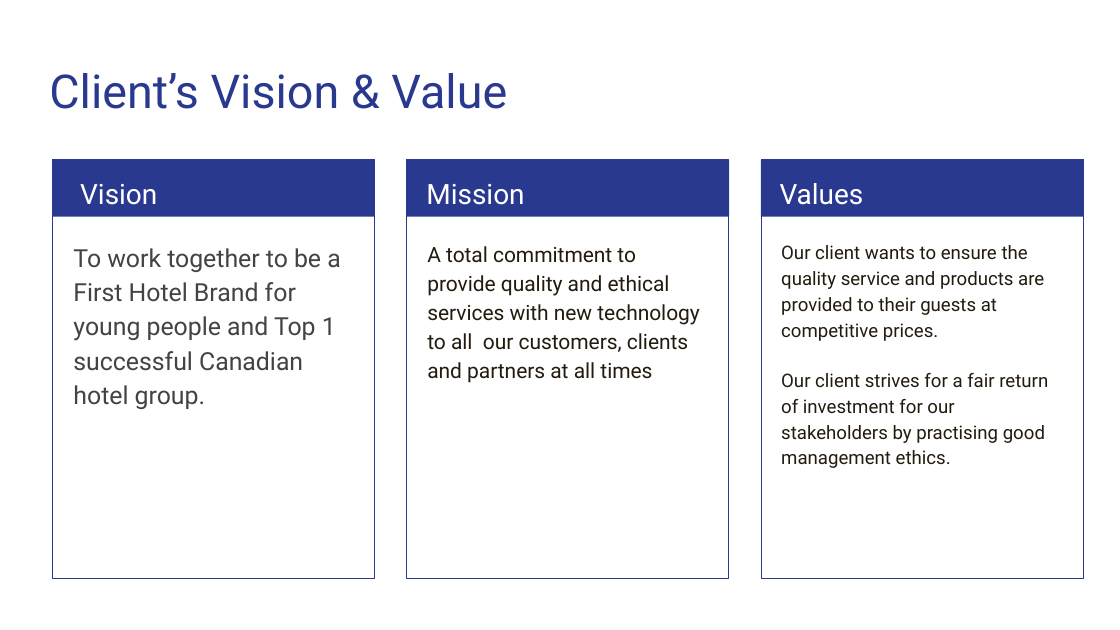
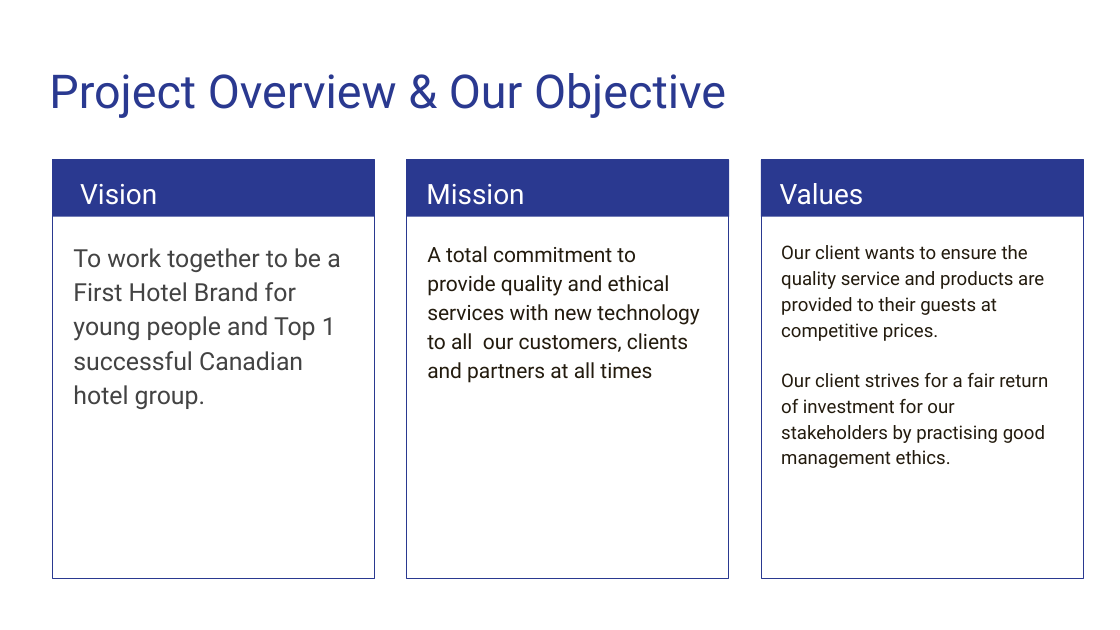
Before and after one commit to yfeng445/NEU, a slide deck: slide 2 of 1/INFO 5100/Asmts/Group Assignment 1/Deliverables/Presentation.pptx. Drawn at 1120x630 pixels with LibreOffice and Linux fonts; fonts in the diff are those of the drawing. Boxes give left, top, right and bottom in pixels: in the first picture for what was removed or moved away, otherwise in the second. Text is boxed around its words. In the diff, an @@ line names an element or a change of style, - is before the commit and + after.

```diff
--- a/1/INFO 5100/Asmts/Group Assignment 1/Deliverables/Presentation.pptx
+++ b/1/INFO 5100/Asmts/Group Assignment 1/Deliverables/Presentation.pptx
@@ title at [49, 73, 726, 118]: text changed @@
-Client’s Vision & Value
+Project Overview & Our Objective
```
Also in this commit, not shown: 2 other slides changed, 8 slides added, 4 slides removed, 1 other file.
